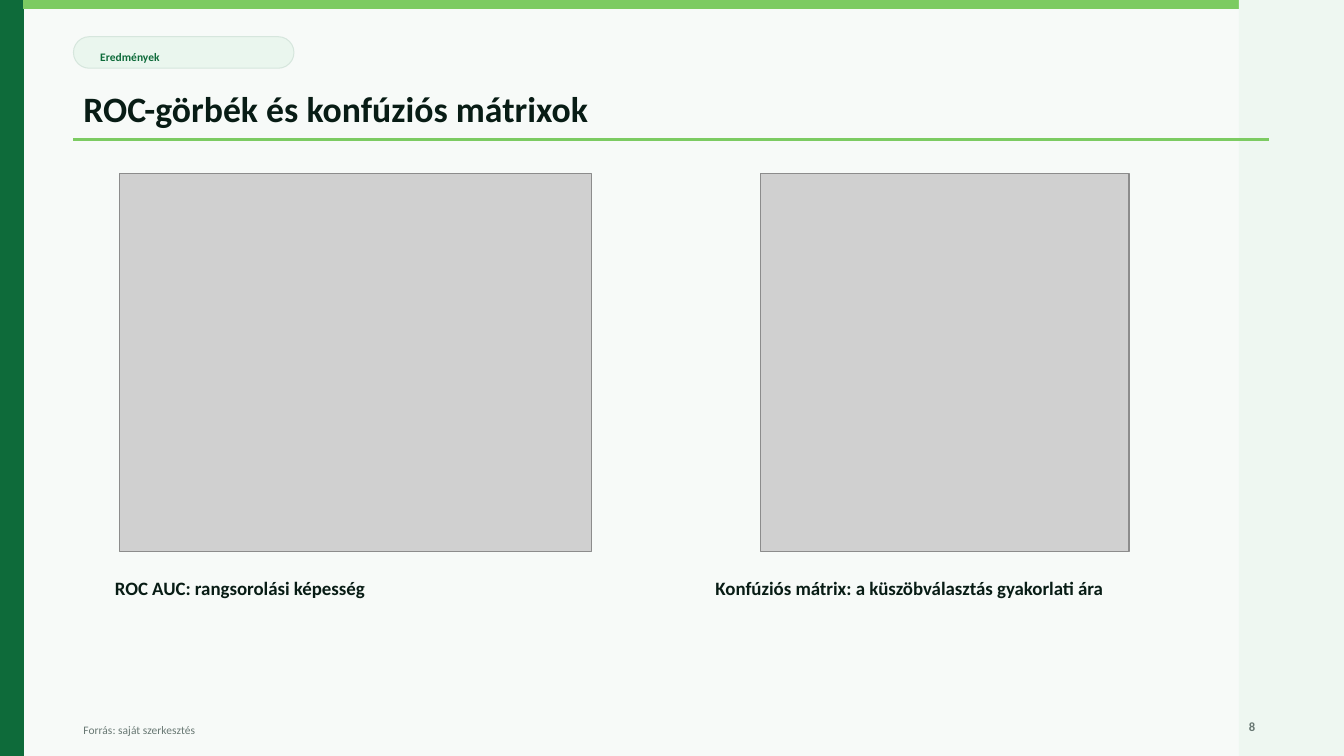
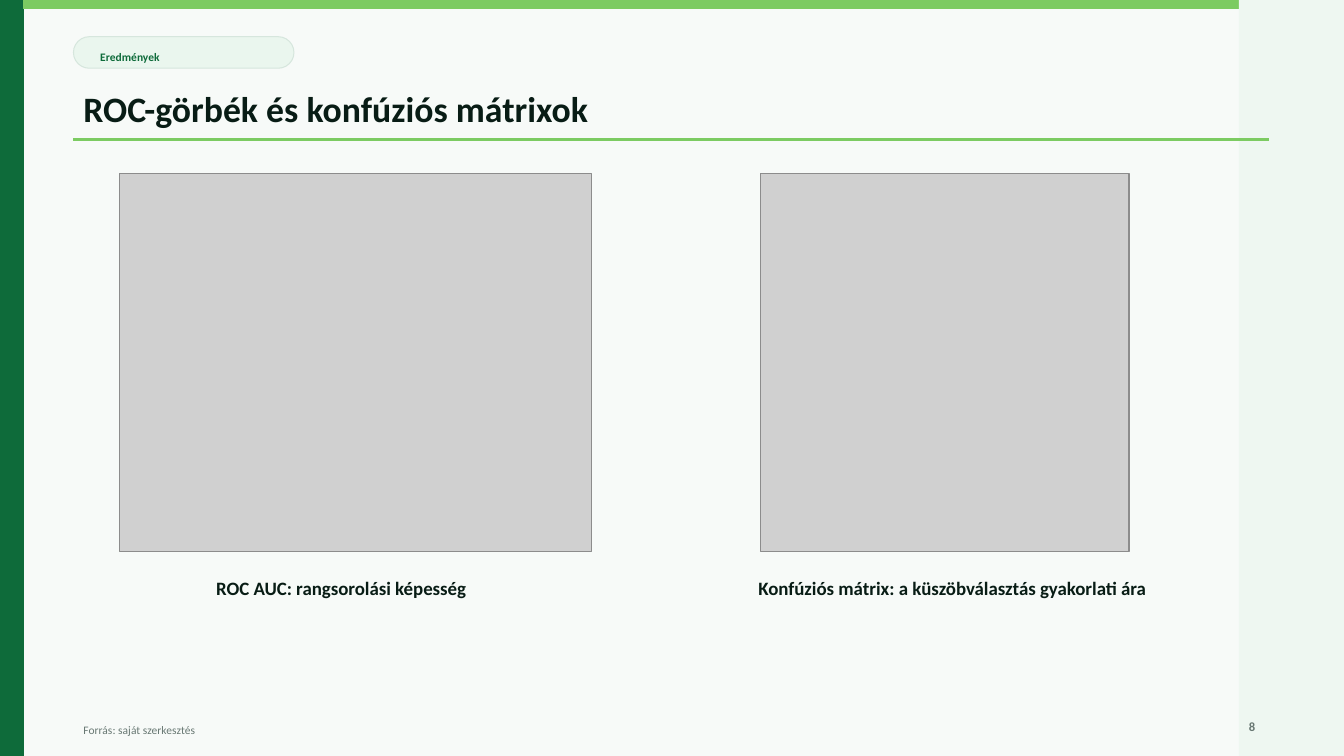
Before and after one commit to mdvgabor/diabetes, a slide deck: slide 8 of egstat_prezentacio_v2.pptx. Drawn at 1344x756 pixels with LibreOffice and Linux fonts; fonts in the diff are those of the drawing; grey boxes stand for pictures. Boxes give left, top, right and bottom in pixels: in the first picture for what was removed or moved away, otherwise in the second. Text is boxed around its words. In the diff, an @@ line names an element or a change of style, - is before the commit and + after.

```diff
--- a/egstat_prezentacio_v2.pptx
+++ b/egstat_prezentacio_v2.pptx
@@ text "ROC AUC: rangsorolási képesség" at [216,581,466,599]: alignment left to centre @@
@@ text "ROC AUC: rangsorolási képesség": place and size @@
-text "ROC AUC: rangsorolási képesség" at [115,581,365,599]
+text "ROC AUC: rangsorolási képesség" at [216,581,466,599]
@@ text "Konfúziós mátrix: a küszöbválasztás gyakorlati ..." at [758,581,1146,599]: alignment left to centre @@
```
Also in this commit, not shown: 3 other slides changed.
